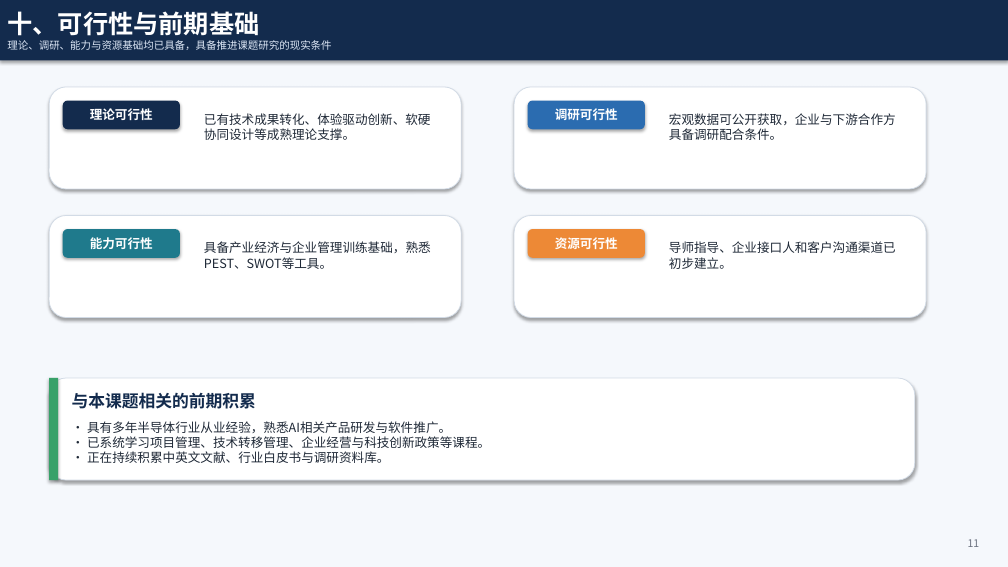
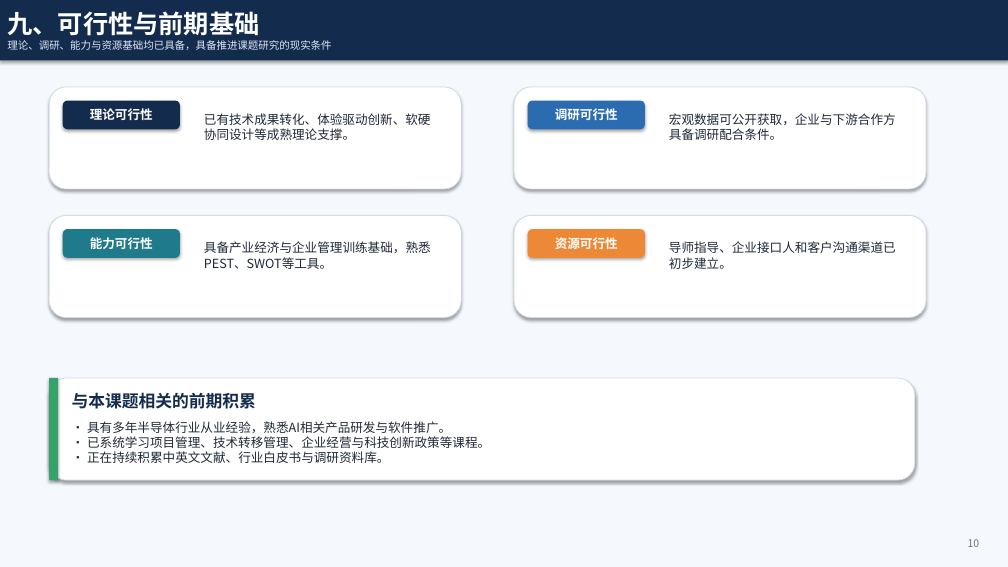
Before and after one commit to liang1wang/test, a slide deck: slide 10 of T公司AI应用软件技术成果转化策略研究_开题汇报.pptx (slide 11 before the commit). Drawn at 1008x567 pixels with LibreOffice and Linux fonts; fonts in the diff are those of the drawing. Boxes give left, top, right and bottom in pixels: in the first picture for what was removed or moved away, otherwise in the second. Text is boxed around its words. In the diff, an @@ line names an element or a change of style, - is before the commit and + after.

```diff
--- a/T公司AI应用软件技术成果转化策略研究_开题汇报.pptx
+++ b/T公司AI应用软件技术成果转化策略研究_开题汇报.pptx
@@ text in rectangle at (7,11,259,41): text changed @@
-十、可行性与前期基础
+九、可行性与前期基础
@@ text at (968,539,980,547): text changed @@
-11
+10
```
Also in this commit, not shown: 9 other slides changed, 1 slide removed.
